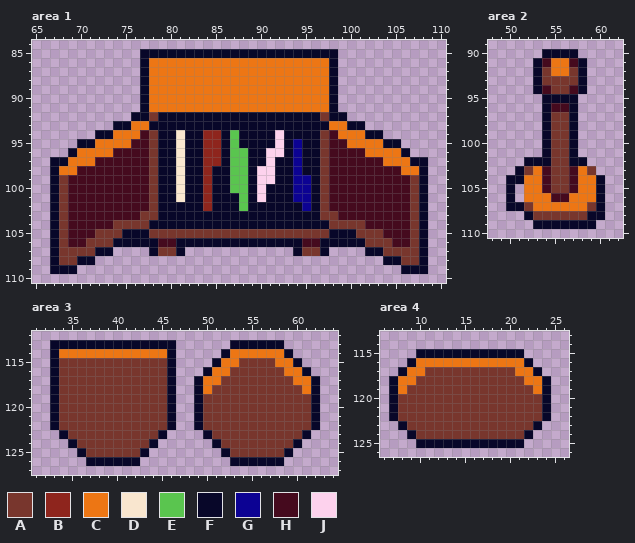
File history of a pixel-art file, core/assets/ase/props_shops.ase. The picture above was drawn from the file before the commit.
256x256 pixels, 1 frame. Shown: area 1: x 65..110, y 84..110; area 2: x 48..62, y 89..110; area 3: x 31..64, y 112..127; area 4: x 6..26, y 113..126. The commit also changed other parts of the picture, which this record leaves out.
Palette (. is transparent): A #78362d  B #8e251d  C #ed7614  D #f9e6cf  E #5ac54f  F #080729  G #0c0293  H #450a1e  J #fdd2ed
The same view after the edit:
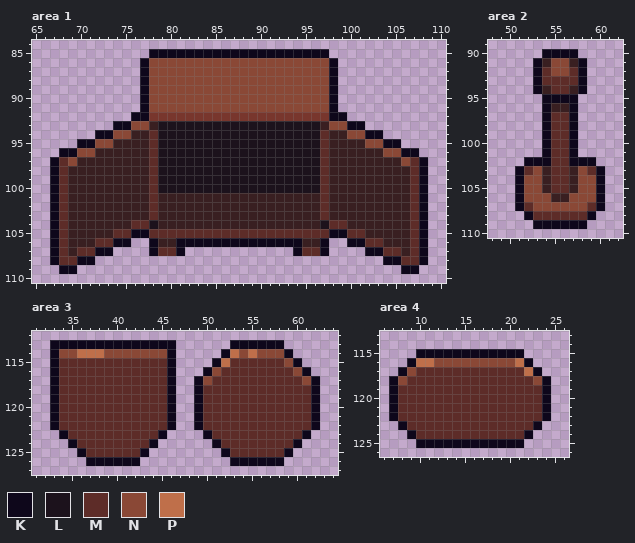
Colours new in this view: K #0e071b  L #1c121c  M #5d2c28  N #8a4836  P #bf6f4a
Author's note on the commit: Refine/slice shop props
The edit:
colour H: #450a1e -> #391f21
Area 1, layer "Props":
y 85: x 77..98 FFFFFFFFFFFFFFFFFFFFFF -> .KKKKKKKKKKKKKKKKKKKK.
y 86..91: x 77..98 FCCCCCCCCCCCCCCCCCCCCF -> KNNNNNNNNNNNNNNNNNNNNK
y 92: x 76..77 FF -> KK; x 79..96 FFFFFFFFFFFFFFFFFF -> AAAAAAAAAAAAAAAAAA; x 98..99 FF -> KK
y 93: x 74..101 FFCCFFFFFFFFFFFFFFFFFFFFCCFF -> KKNNHLLLLLLLLLLLLLLLLLLHNNKK
y 94: x 72..76 FFCCC -> KKNNH; x 78..97 AFFDFFBBFEFFFFJFFFFA -> MLLLLLLLLLLLLLLLLLLM; x 99..103 CCCFF -> HNNKK
y 95: x 70..75 FFCCCC -> KKNNHH; x 78..97 AFFDFFBBFEFFFFJFGFFA -> MLLLLLLLLLLLLLLLLLLM; x 100..105 CCCCFF -> HHNNKK
y 96: x 68..73 .FCCCC -> KKNNHH; x 78..97 AFFDFFBBFEEFFJJFGFFA -> MLLLLLLLLLLLLLLLLLLM; x 102..107 CCCCF. -> HHNNKK
y 97: x 67..71 FFCCC -> KMNHH; x 78..97 AFFDFFBBFEEFFJFFGFFA -> MLLLLLLLLLLLLLLLLLLM; x 104..108 CCCFF -> HHNMK
y 98: x 67..69 FCC -> KMH; x 78..97 AFFDFFBFFEEFJJFFGFFA -> MLLLLLLLLLLLLLLLLLLM; x 106..108 CCF -> HMK
y 99: x 67..68 FA -> KM; x 78..97 AFFDFFBFFEEFJJFFGGFA -> MLLLLLLLLLLLLLLLLLLM; x 107..108 AF -> MK
y 100: x 67..68 FA -> KM; x 78..97 AFFDFFBFFEEFJFFFGGFA -> MLLLLLLLLLLLLLLLLLLM; x 107..108 AF -> MK
y 101: x 67..68 FA -> KM; x 78..97 AFFDFFBFFFEFJFFFGGFA -> MHHHHHHHHHHHHHHHHHHM; x 107..108 AF -> MK
y 102: x 67..68 FA -> KM; x 78..97 AFFFFFBFFFEFFFFFFGFA -> MHHHHHHHHHHHHHHHHHHM; x 107..108 AF -> MK
y 103: x 67..68 FA -> KM; x 77..98 AAFFFFFFFFFFFFFFFFFFAA -> HMHHHHHHHHHHHHHHHHHHMH; x 107..108 AF -> MK
y 104: x 67..68 FA -> KM; x 74..101 AAAAFFFFFFFFFFFFFFFFFFFFAAAA -> HHMMLHHHHHHHHHHHHHHHHHHLMMHH; x 107..108 AF -> MK
y 105: x 67..68 FA -> KM; x 72..103 AAAFFFAAAAAAAAAAAAAAAAAAAAFFFAAA -> HHMMKKMMMMMMMMMMMMMMMMMMMMKKMMHH; x 107..108 AF -> MK
y 106: x 67..68 FA -> KM; x 71..78 AAAFFFFF -> HMMKK..K; x 81..94 FFFFFFFFFFFFFF -> KKKKKKKKKKKKKK; x 97..104 FFFFFAAA -> K..KKMMH; x 107..108 AF -> MK
y 107: x 67..73 FAAAAFF -> KMHMMKK; x 78..81 FAAF -> KMMK; x 94..97 FAAF -> KMMK; x 102..108 FFAAAAF -> KKMMHMK
y 108: x 67..71 FAAFF -> KMMKK; x 104..108 FFAAF -> KKMMK
y 109: x 67..69 FFF -> .KK; x 106..108 FFF -> KK.
Area 2, layer "Props":
y 90: x 54..57 FFFF -> KKKK
y 91: x 53 F -> K; x 55..56 CC -> NN; x 58 F -> K
y 92: x 53..58 FACCAF -> KMNNMK
y 93: x 53..58 FAAAAF -> KMMMMK
y 94: x 53 F -> K; x 55..56 AA -> MM; x 58 F -> K
y 95: x 54..57 FFFF -> KKKK
y 96: x 54 F -> K; x 57 F -> K
y 97..101: x 54..57 FAAF -> KMMK
y 102: x 52..59 FFFAAFF. -> KKKMMKKK
y 103: x 51..53 FAC -> KMN; x 55..56 AA -> MM; x 58..60 CA. -> NMK
y 104: x 50..53 FFCC -> .KNN; x 55..56 AA -> MM; x 58..60 CCF -> NNK
y 105: x 50..53 F.CC -> .KNN; x 55..56 AA -> MM; x 58..60 CCF -> NNK
y 106: x 50..54 F.CCC -> .KNNN; x 57..60 CCCF -> NNNK
y 107: x 50..60 FFACCCCCCAF -> .KMNNNNNNMK
y 108: x 52..60 FAAAAAAFF -> KMMMMMMK.
y 109: x 53..59 FFFFFFF -> KKKKKK.
Area 3, layer "Props":
y 113: x 33..46 FFFFFFFFFFFFFF -> KKKKKKKKKKKKKK; x 53..58 FFFFFF -> KKKKKK
y 114: x 33..46 FCCCCCCCCCCCCF -> KNNPPPNNNNNNNK; x 52..59 FCCCCCCF -> KPNPNNNK
y 115: x 33..46 FAAAAAAAAAAAAF -> KMMMMMMMMMMMMK; x 51..60 FCCAAAACCF -> KPMMMMMMNK
y 116: x 33..46 FAAAAAAAAAAAAF -> KMMMMMMMMMMMMK; x 50..61 FCCAAAAAACCF -> KNMMMMMMMMNK
y 117: x 33..46 FAAAAAAAAAAAAF -> KMMMMMMMMMMMMK; x 49..62 FCCAAAAAAAACCF -> KNMMMMMMMMMMNK
y 118: x 33..46 FAAAAAAAAAAAAF -> KMMMMMMMMMMMMK; x 49..62 FCAAAAAAAAAACF -> KMMMMMMMMMMMMK
y 119..122: x 33..46 FAAAAAAAAAAAAF -> KMMMMMMMMMMMMK; x 49..62 FAAAAAAAAAAAAF -> KMMMMMMMMMMMMK
y 123: x 34..45 FAAAAAAAAAAF -> KMMMMMMMMMMK; x 50..61 FAAAAAAAAAAF -> KMMMMMMMMMMK
y 124: x 35..44 FAAAAAAAAF -> KMMMMMMMMK; x 51..60 FAAAAAAAAF -> KMMMMMMMMK
y 125: x 36..43 FAAAAAAF -> KMMMMMMK; x 52..59 FAAAAAAF -> KMMMMMMK
y 126: x 37..42 FFFFFF -> KKKKKK; x 53..58 FFFFFF -> KKKKKK
Area 4, layer "Props":
y 115: x 10..21 FFFFFFFFFFFF -> KKKKKKKKKKKK
y 116: x 9..22 FCCCCCCCCCCCCF -> KPPNNNNNNNNNPK
y 117: x 8..23 FCCAAAAAAAAAACCF -> KNMMMMMMMMMMMMPK
y 118: x 7..24 FCCAAAAAAAAAAAACCF -> KNMMMMMMMMMMMMMMNK
y 119: x 7..24 FCAAAAAAAAAAAAAACF -> KMMMMMMMMMMMMMMMMK
y 120..122: x 7..24 FAAAAAAAAAAAAAAAAF -> KMMMMMMMMMMMMMMMMK
y 123: x 8..23 FAAAAAAAAAAAAAAF -> KMMMMMMMMMMMMMMK
y 124: x 9..22 FAAAAAAAAAAAAF -> KMMMMMMMMMMMMK
y 125: x 10..21 FFFFFFFFFFFF -> KKKKKKKKKKKK
